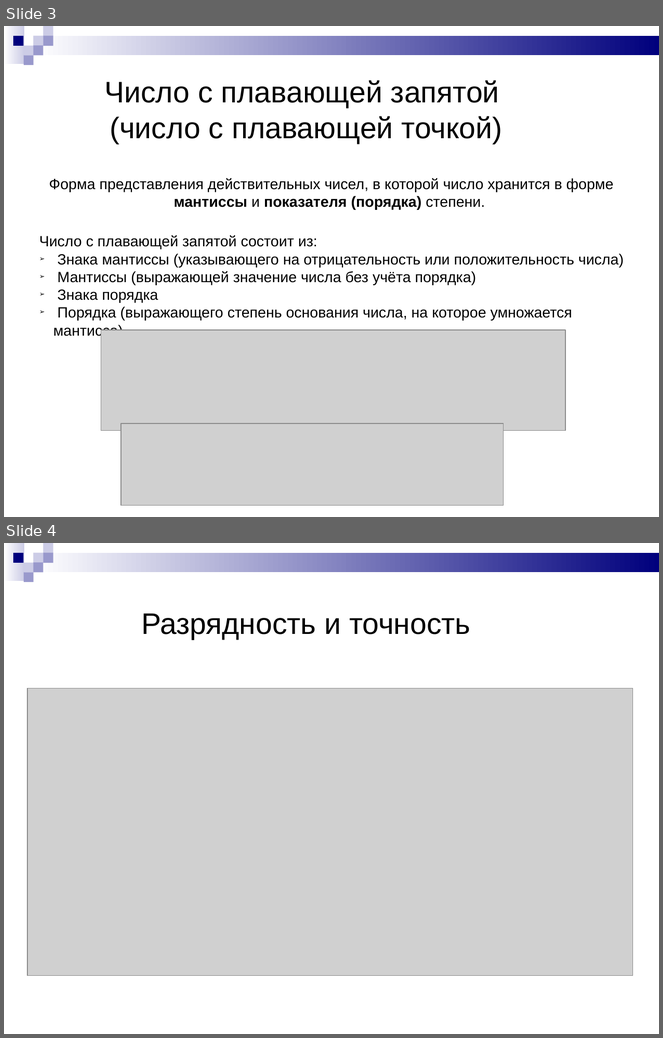
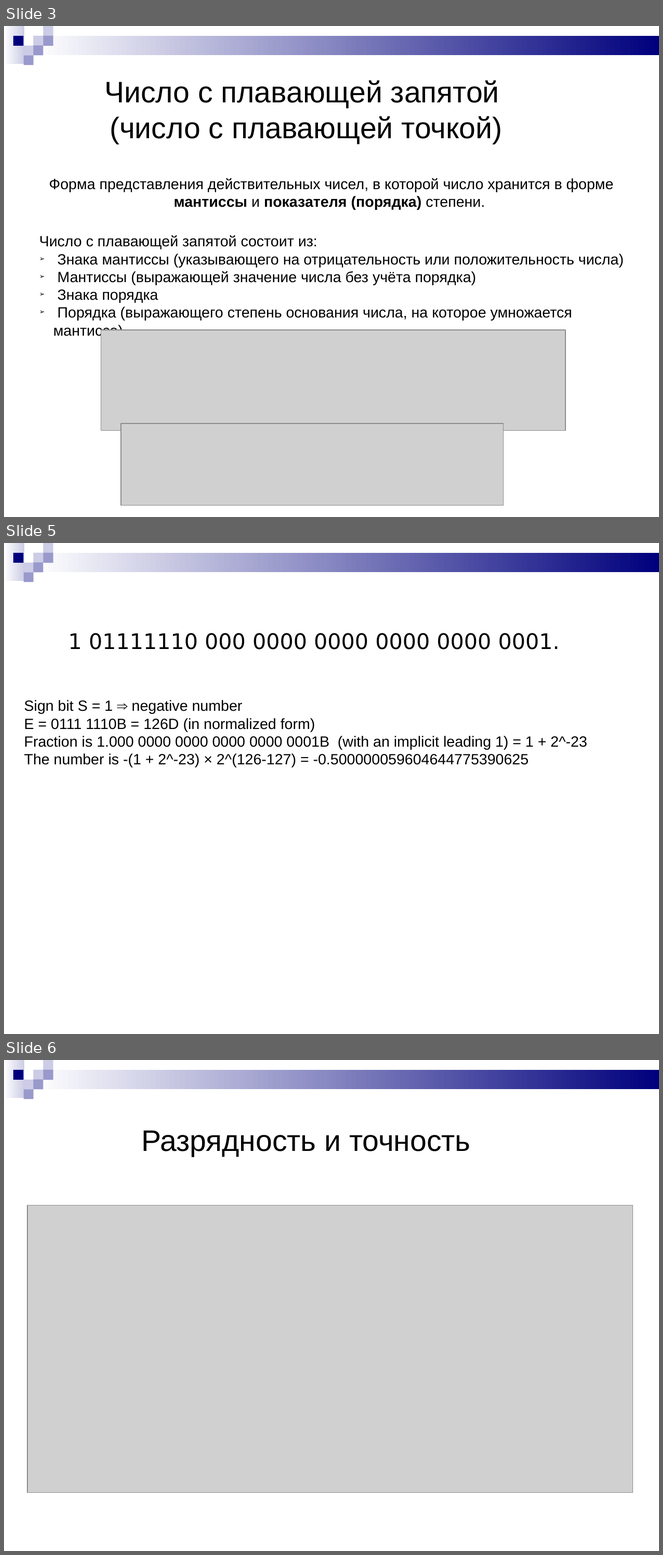
Before and after one commit to Chuvi-w/lisiynos, a slide deck: schedule/Однородные координаты.ppt. Shown one above the other, each under a label of ours: slides 3 and 4 before the commit, slides 3, 5 and 6 after it; the slides between them are not shown. The pictures are 663x1038 and 663x1555 pixels, drawn with LibreOffice and Linux fonts; fonts in the diff are those of the drawing; grey boxes stand for pictures. Boxes give left, top, right and bottom in pixels: in the first picture for what was removed or moved away, otherwise in the second. Text is boxed around its words. In the diff, an @@ line names an element or a change of style, - is before the commit and + after.

```diff
--- a/schedule/Однородные координаты.ppt
+++ b/schedule/Однородные координаты.ppt
@@ slide 5 added at [4, 543, 659, 1034], background #FFFFFF; not listed: 9 template elements that a slide beside it also shows @@
@@ text added at [68, 633, 560, 650], 26 pt, text #000000 @@
+1 01111110 000 0000 0000 0000 0000 0001.
@@ text added at [24, 700, 587, 768], 18 pt, text #000000 @@
+Sign bit S = 1 ⇒ negative number
+E = 0111 1110B = 126D (in normalized form)
+Fraction is 1.000 0000 0000 0000 0000 0001B (with an implicit leading 1) = 1 + 2^-23
+The number is -(1 + 2^-23) × 2^(126-127) = -0.500000059604644775390625
@@ what was slide 4 is now slide 6 @@
```
Also in this commit, not shown: 2 slides changed, 4 other slides added, 3 slides removed, 4 other files.
